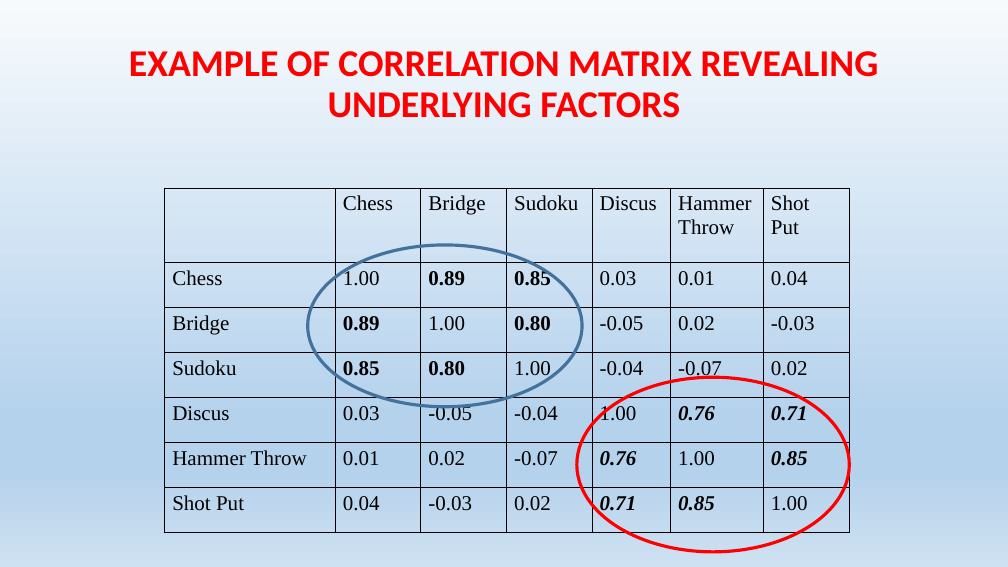
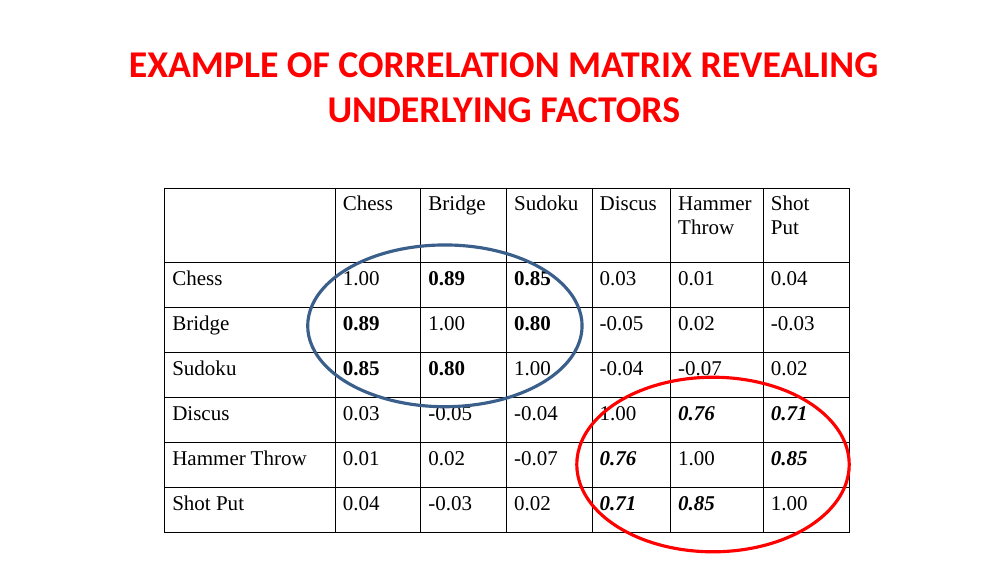
Before and after one commit to awkweb/DS502, a slide deck: slide 25 of lectures/05_Ch6.3&4Dimension Redu. F16.pptx. Drawn at 1008x567 pixels with LibreOffice and Linux fonts; fonts in the diff are those of the drawing. Boxes give left, top, right and bottom in pixels: in the first picture for what was removed or moved away, otherwise in the second. Text is boxed around its words. In the diff, an @@ line names an element or a change of style, - is before the commit and + after.

```diff
--- a/lectures/05_Ch6.3&4Dimension Redu. F16.pptx
+++ b/lectures/05_Ch6.3&4Dimension Redu. F16.pptx
@@ background gradient #F7FAFD to #B5D2EC to #CEE1F2 to #FFFFFF @@
@@ text "EXAMPLE OF CORRELATION MATRIX REVEALING ..." at (129, 52, 879, 123): line spacing 0.9 to 1 @@
@@ table at (165, 188, 850, 533) @@
@@ borders changed @@
@@ ellipse at (308, 245, 582, 407): outline #43739E 3 pt to #3A5F8C 3 pt @@
```
Also in this commit, not shown: 65 other slides changed, 2 slides added, 2 slides removed, 10 other files.
